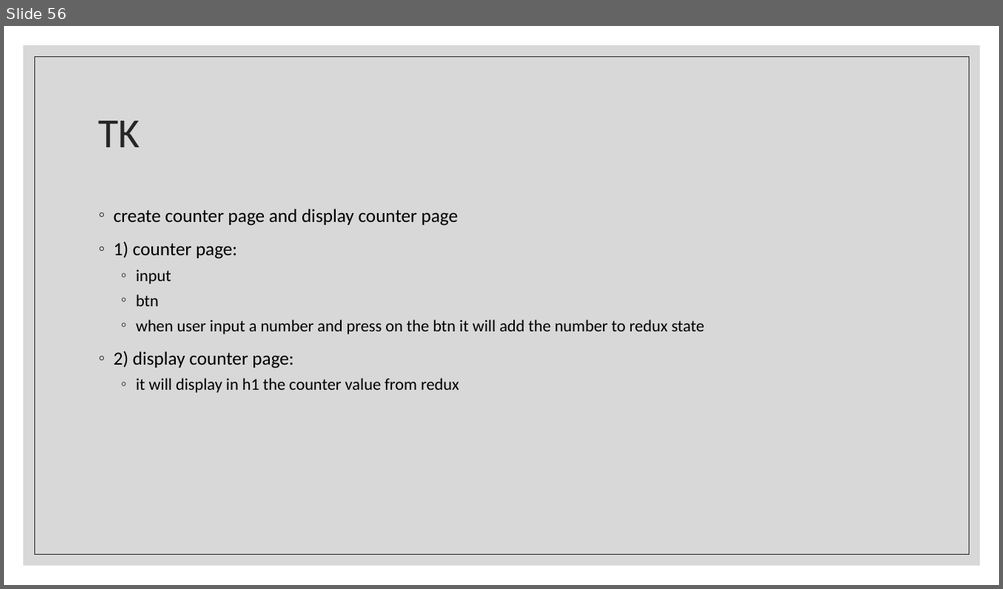
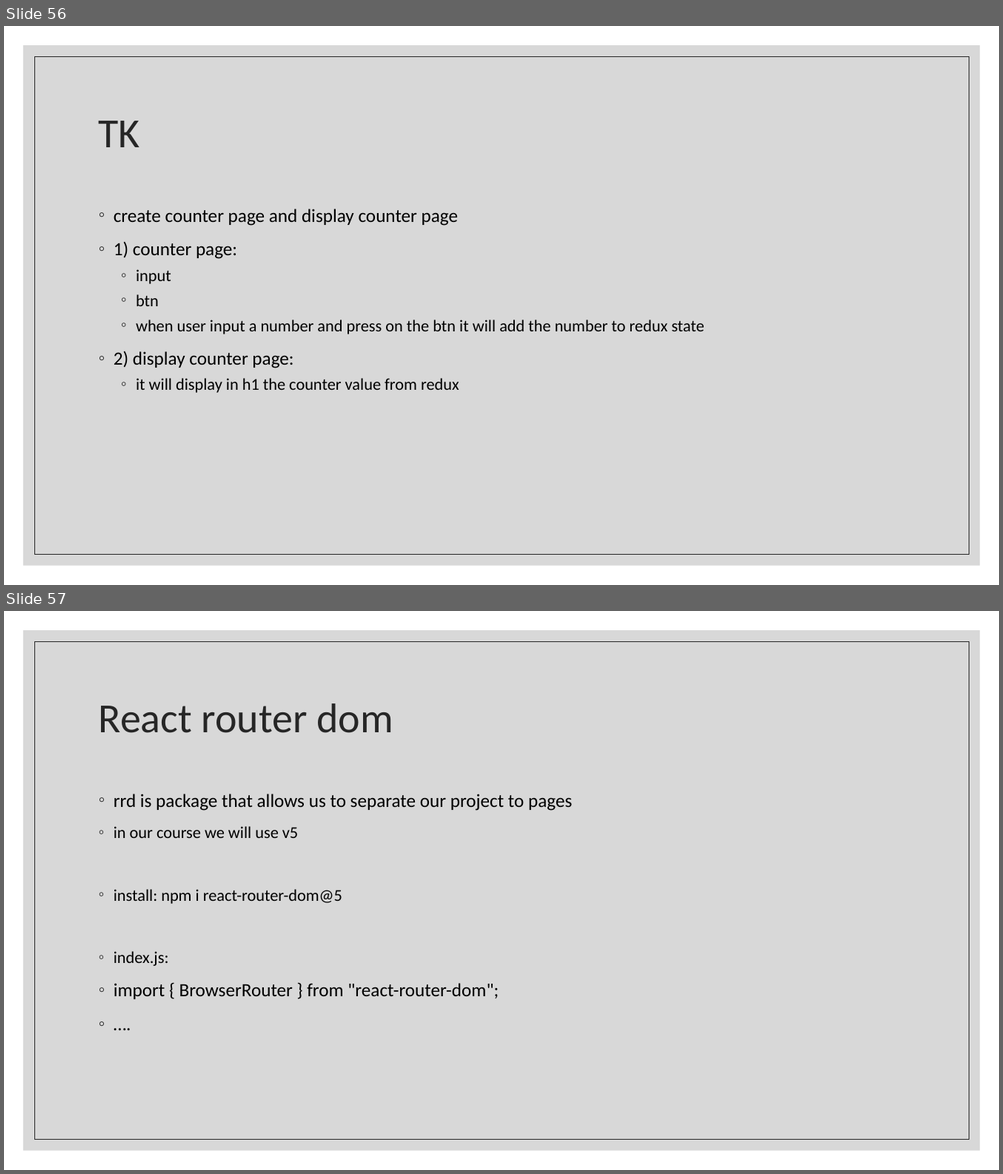
Before and after one commit to Rlss91/ht_W011121MR_morning_first-project, a slide deck: docs/React.pptx. Shown one above the other, each under a label of ours: slide 56 before the commit, slides 56 and 57 after it. The pictures are 1003x589 and 1003x1174 pixels, drawn with LibreOffice and Linux fonts; fonts in the diff are those of the drawing. Boxes give left, top, right and bottom in pixels: in the first picture for what was removed or moved away, otherwise in the second. Text is boxed around its words. In the diff, an @@ line names an element or a change of style, - is before the commit and + after.

```diff
--- a/docs/React.pptx
+++ b/docs/React.pptx
@@ slide 57 added at (x1=4, y1=611, x2=999, y2=1170), background #FFFFFF; not listed: 2 template elements that a slide beside it also shows @@
@@ title added at (x1=99, y1=703, x2=393, y2=733), 40 pt, text #262626 @@
+React router dom
@@ text added at (x1=114, y1=794, x2=572, y2=999), 18 pt, text #000000 @@
+◦ rrd is package that allows us to separate our project to pages
+◦ in our course we will use v5
+◦ install: npm i react-router-dom@5
+◦ index.js:
+◦ import { BrowserRouter } from "react-router-dom";
+◦ ….
```
Also in this commit, not shown: 4 other slides added, 9 other files.
